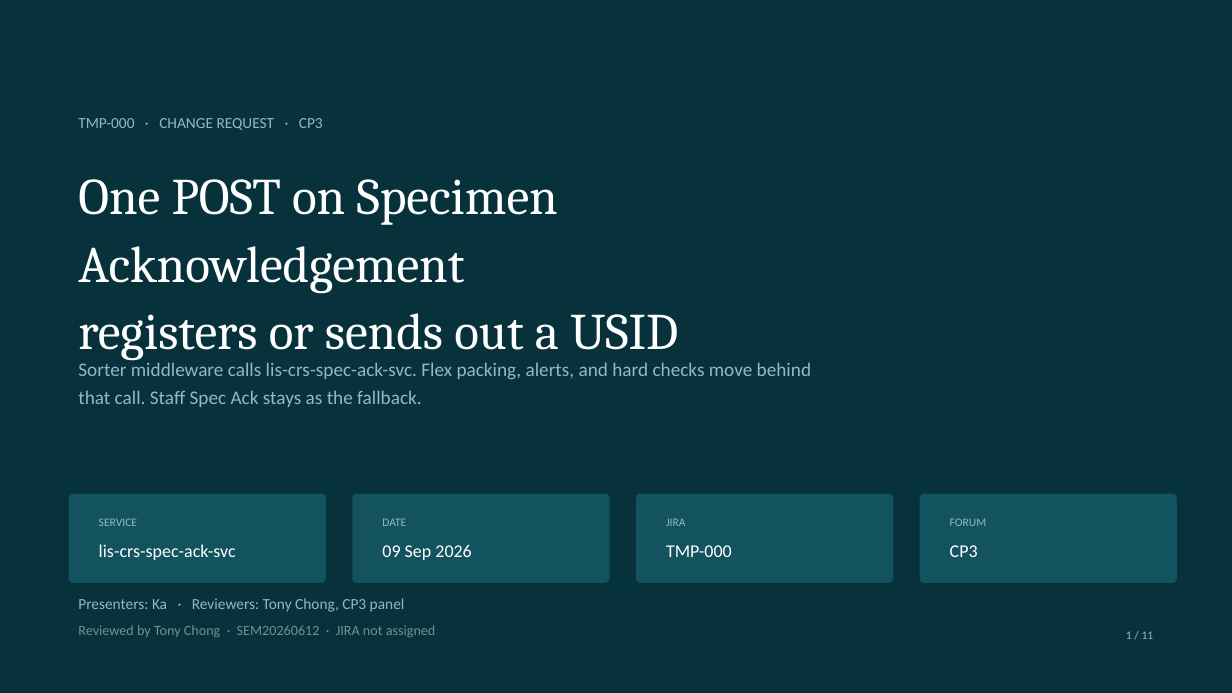
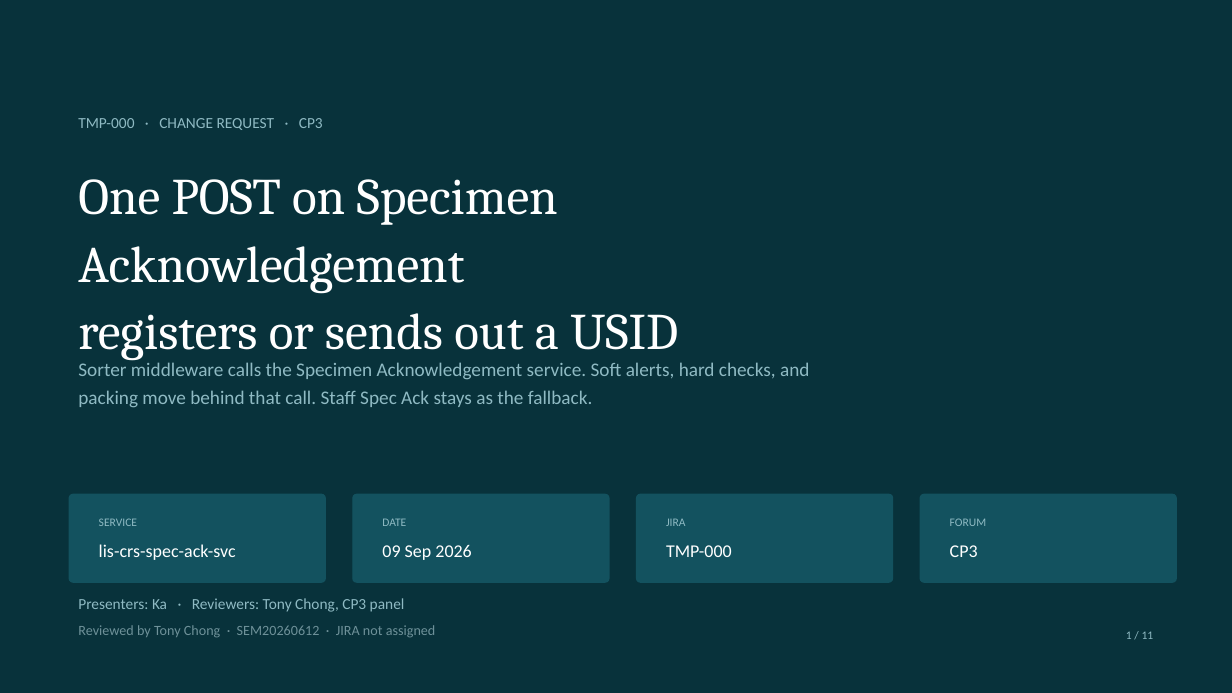
Before and after one commit to DragonChong/HA-Notes, a slide deck: slide 1 of SDLC/Projects/TMP-specimen-sorter-api — Specimen Sorter API/assets/Specimen Sorter API.pptx. Drawn at 1232x693 pixels with LibreOffice and Linux fonts; fonts in the diff are those of the drawing. Boxes give left, top, right and bottom in pixels: in the first picture for what was removed or moved away, otherwise in the second. Text is boxed around its words. In the diff, an @@ line names an element or a change of style, - is before the commit and + after.

```diff
--- a/SDLC/Projects/TMP-specimen-sorter-api — Specimen Sorter API/assets/Specimen Sorter API.pptx
+++ b/SDLC/Projects/TMP-specimen-sorter-api — Specimen Sorter API/assets/Specimen Sorter API.pptx
@@ text at [78,360,809,407]: text changed @@
-Sorter middleware calls lis-crs-spec-ack-svc. Flex packing, alerts, and hard checks move behind that call. Staff Spec Ack stays as the fallback.
+Sorter middleware calls the Specimen Acknowledgement service. Soft alerts, hard checks, and packing move behind that call. Staff Spec Ack stays as the fallback.
```
Also in this commit, not shown: 7 other slides changed, 1 slide added, 1 slide removed, 3 other files.
